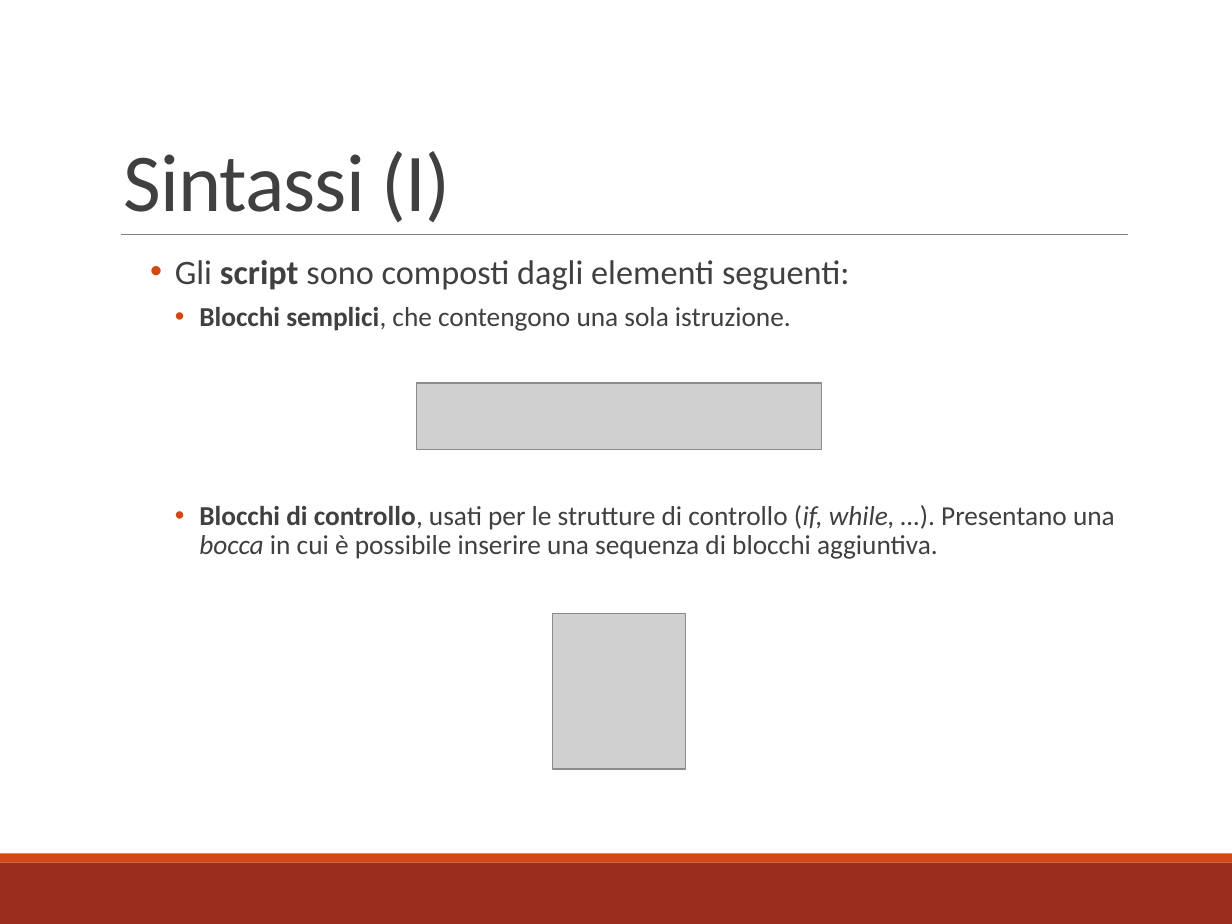
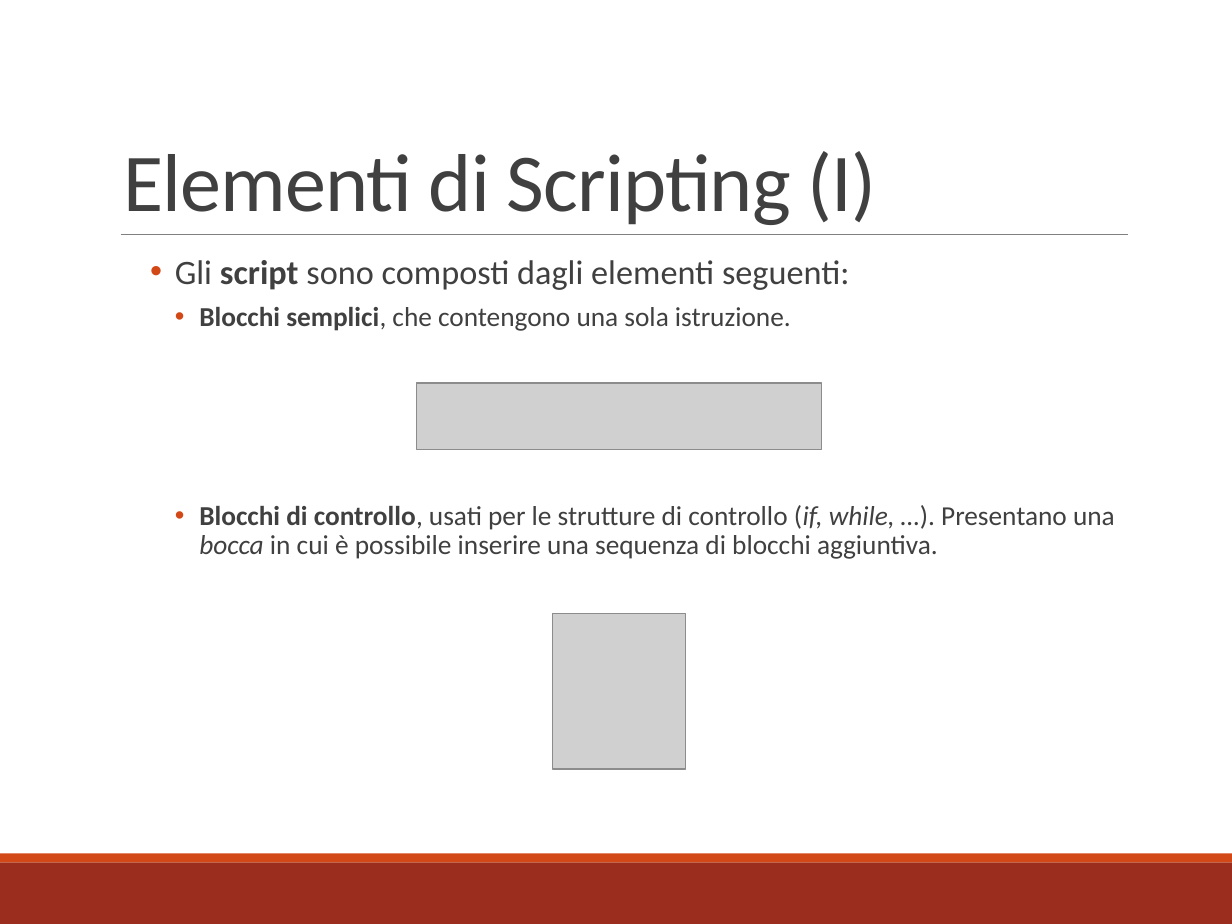
Before and after one commit to mbosc/scartch, a slide deck: slide 5 of Presentazione.pptx. Drawn at 1232x924 pixels with LibreOffice and Linux fonts; fonts in the diff are those of the drawing; grey boxes stand for pictures. Boxes give left, top, right and bottom in pixels: in the first picture for what was removed or moved away, otherwise in the second. Text is boxed around its words. In the diff, an @@ line names an element or a change of style, - is before the commit and + after.

```diff
--- a/Presentazione.pptx
+++ b/Presentazione.pptx
@@ title at [123,151,877,225]: text changed @@
-Sintassi (I)
+Elementi di Scripting (I)
```
Also in this commit, not shown: 13 other slides changed, 1 slide added.
